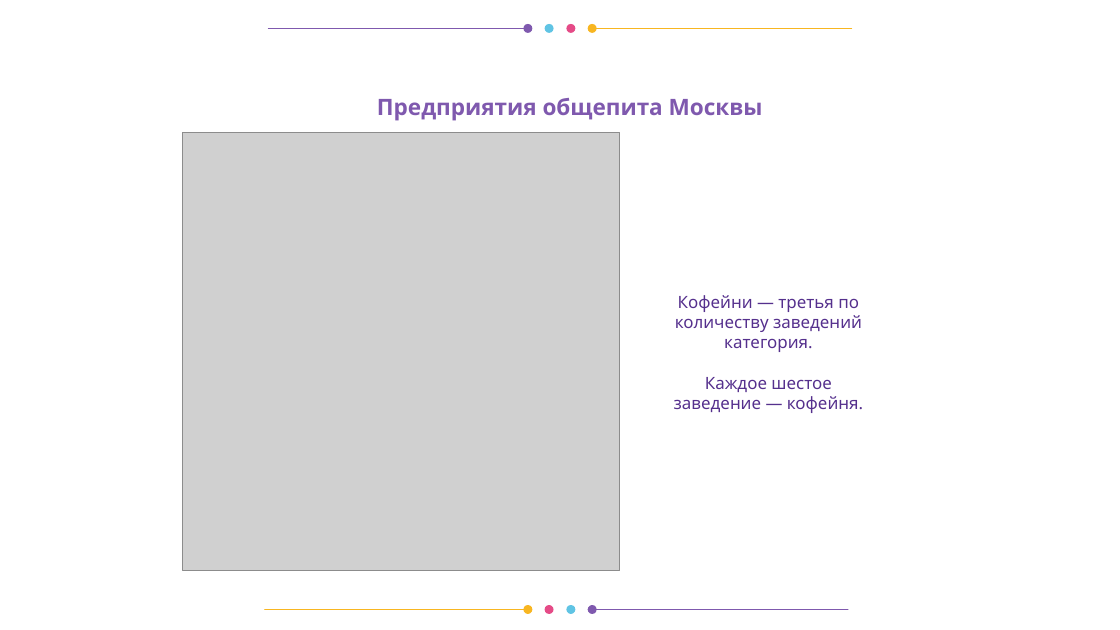
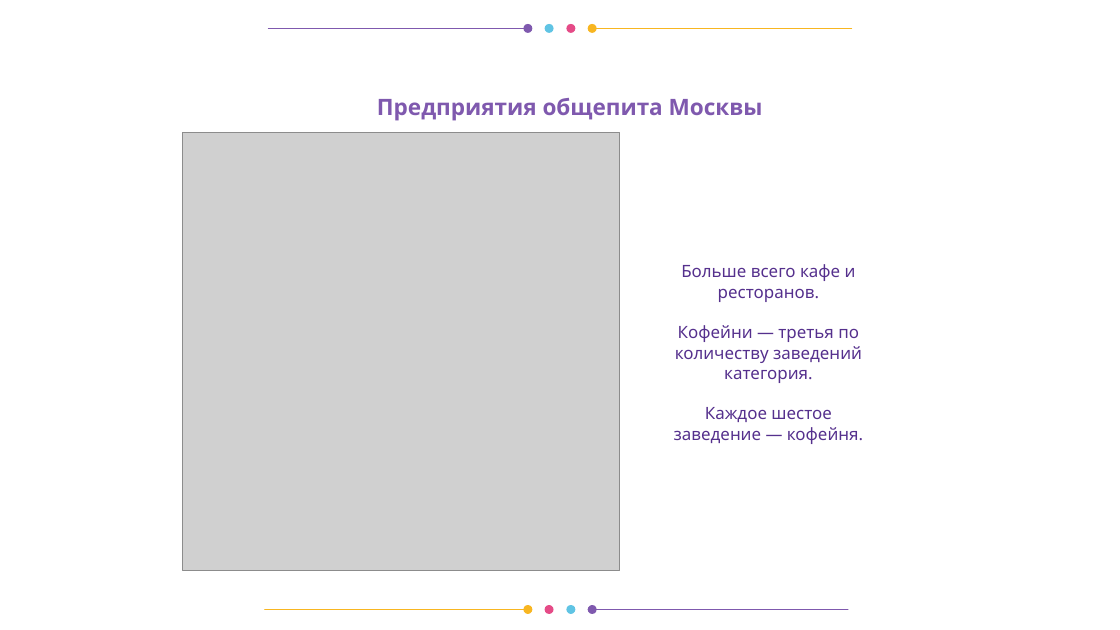
Before and after one commit to okeangel/da_portfolio, a slide deck: slide 4 of practicum/week_21_presentation_catering_in_moscow.odp. Drawn at 1120x630 pixels with LibreOffice and Linux fonts; fonts in the diff are those of the drawing; grey boxes stand for pictures. Boxes give left, top, right and bottom in pixels: in the first picture for what was removed or moved away, otherwise in the second. Text is boxed around its words. In the diff, an @@ line names an element or a change of style, - is before the commit and + after.

```diff
--- a/practicum/week_21_presentation_catering_in_moscow.odp
+++ b/practicum/week_21_presentation_catering_in_moscow.odp
@@ title at bbox=[674, 264, 863, 444]: text changed @@
-Кофейни — третья по количеству заведений категория.
-Каждое шестое заведение — кофейня.
+Больше всего кафе и ресторанов.
+Кофейни — третья по количеству заведений категория.
+Каждое шестое заведение — кофейня.
```
Also in this commit, not shown: 3 other slides changed, 2 slides added, 2 slides removed, 1 other file.
